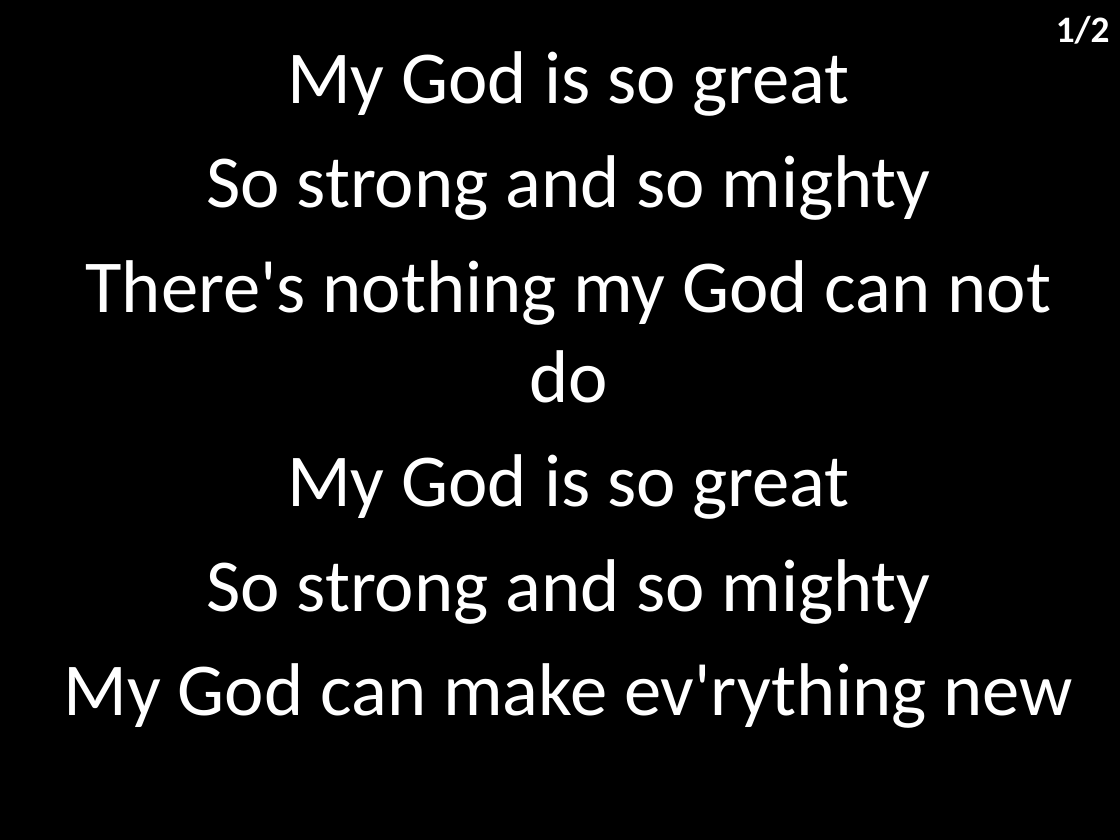
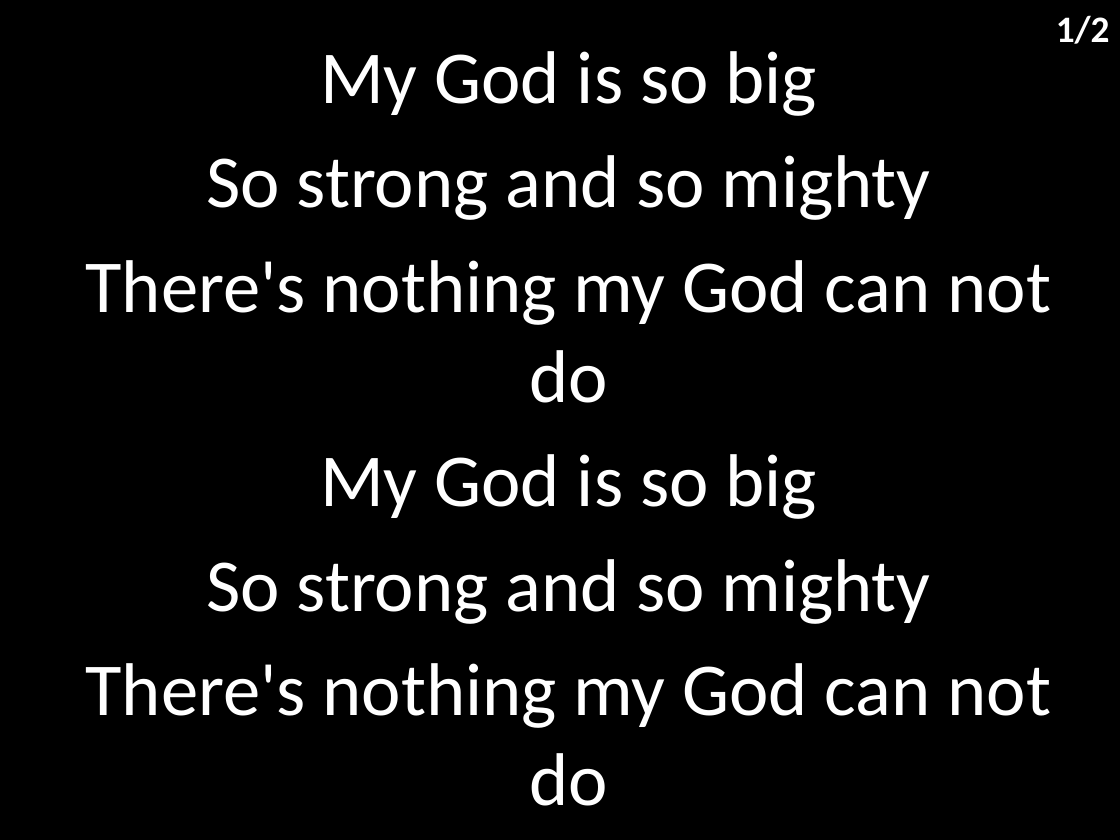
Before and after one commit to hoo-are-ya/worship, a slide deck: slide 3 of docs/songs_2022-05-15.pptx. Drawn at 1120x840 pixels with LibreOffice and Linux fonts; fonts in the diff are those of the drawing. Boxes give left, top, right and bottom in pixels: in the first picture for what was removed or moved away, otherwise in the second. Text is boxed around its words. In the diff, an @@ line names an element or a change of style, - is before the commit and + after.

```diff
--- a/docs/songs_2022-05-15.pptx
+++ b/docs/songs_2022-05-15.pptx
@@ subtitle at <box>320,51,817,116</box>: text changed @@
-My God is so great
+My God is so big
@@ subtitle at <box>320,454,817,519</box>: text changed @@
-My God is so great
+My God is so big
@@ subtitle at <box>85,663,1051,806</box>: text changed @@
-My God can make ev'rything new
+There's nothing my God can not do
```
Also in this commit, not shown: 2 other slides changed, 1 other file.
